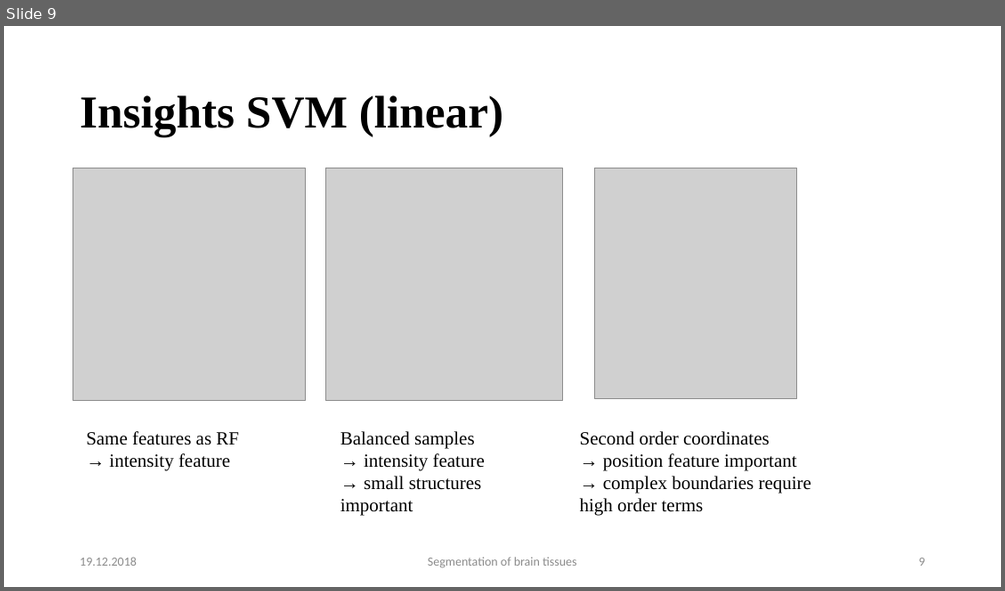
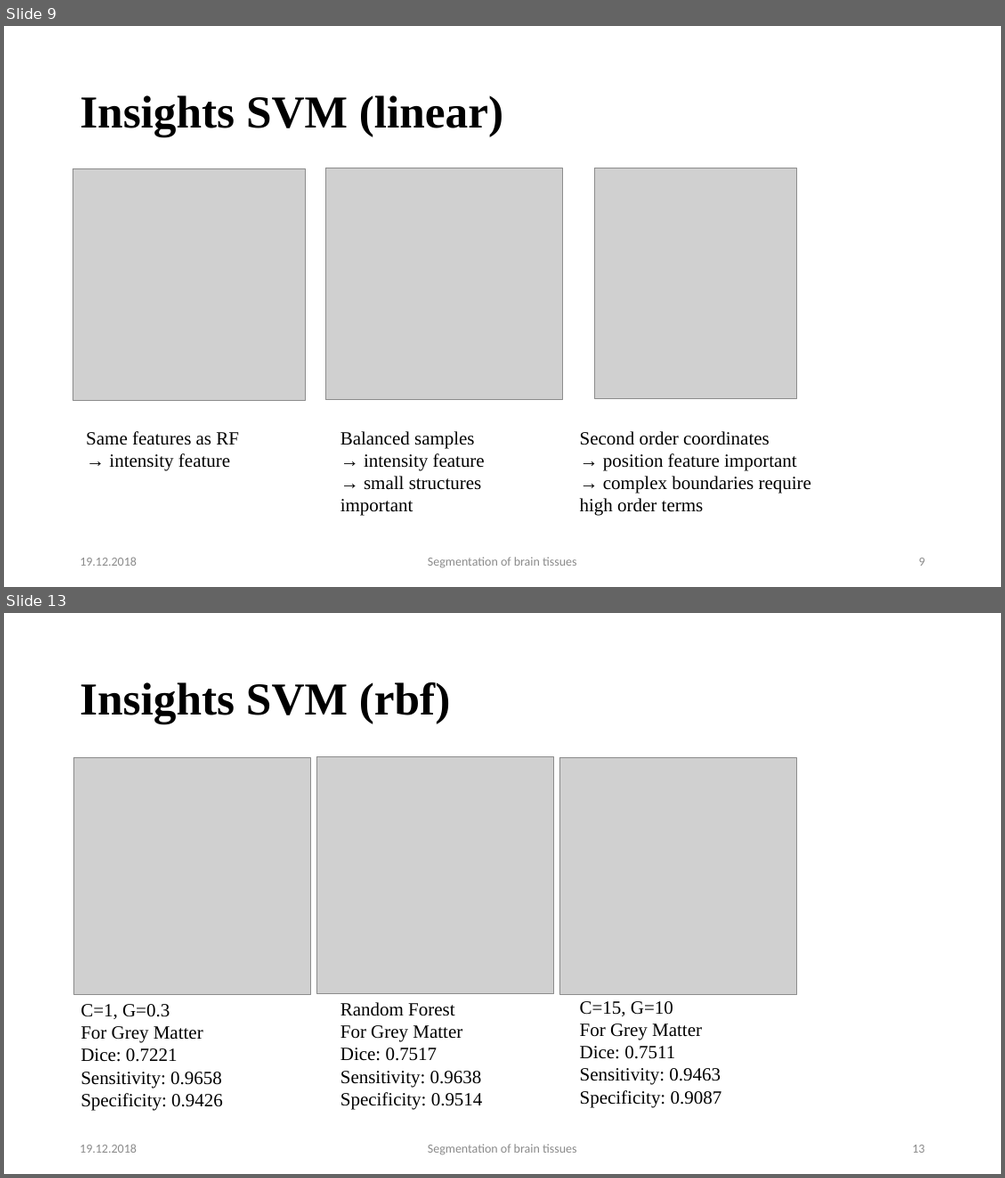
Before and after one commit to mhayoz/MIALab, a slide deck: Final Mialab.pptx. Shown one above the other, each under a label of ours: slide 9 before the commit, slides 9 and 13 after it; the slides between them are not shown. The pictures are 1005x591 and 1005x1178 pixels, drawn with LibreOffice and Linux fonts; fonts in the diff are those of the drawing; grey boxes stand for pictures; background and template pictures are left out. Boxes give left, top, right and bottom in pixels: in the first picture for what was removed or moved away, otherwise in the second. Text is boxed around its words. In the diff, an @@ line names an element or a change of style, - is before the commit and + after.

```diff
--- a/Final Mialab.pptx
+++ b/Final Mialab.pptx
@@ slide 13 added at <box>4,613,1001,1174</box>, background #FFFFFF @@
@@ text added at <box>80,682,451,724</box>, 44 pt, text #000000, bold @@
+Insights SVM (rbf)
@@ picture added at <box>73,757,310,995</box> @@
@@ picture added at <box>316,756,554,994</box> @@
@@ picture added at <box>559,757,797,995</box> @@
@@ text added at <box>81,1004,223,1111</box>, 18 pt, text #000000 @@
+C=1, G=0.3
+For Grey Matter
+Dice: 0.7221
+Sensitivity: 0.9658
+Specificity: 0.9426
@@ text added at <box>340,1002,483,1110</box>, 18 pt, text #000000 @@
+Random Forest
+For Grey Matter
+Dice: 0.7517
+Sensitivity: 0.9638
+Specificity: 0.9514
@@ text added at <box>580,1001,722,1107</box>, 18 pt, text #000000 @@
+C=15, G=10
+For Grey Matter
+Dice: 0.7511
+Sensitivity: 0.9463
+Specificity: 0.9087
@@ text added at <box>80,1143,137,1152</box>, 12 pt, text #8B8B8B @@
+19.12.2018
@@ text added at <box>428,1143,576,1155</box>, 12 pt, text #8B8B8B @@
+Segmentation of brain tissues
@@ page number added at <box>912,1144,924,1152</box>, 12 pt, text #8B8B8B @@
+13
```
Also in this commit, not shown: 4 slides changed, 2 other slides added.
